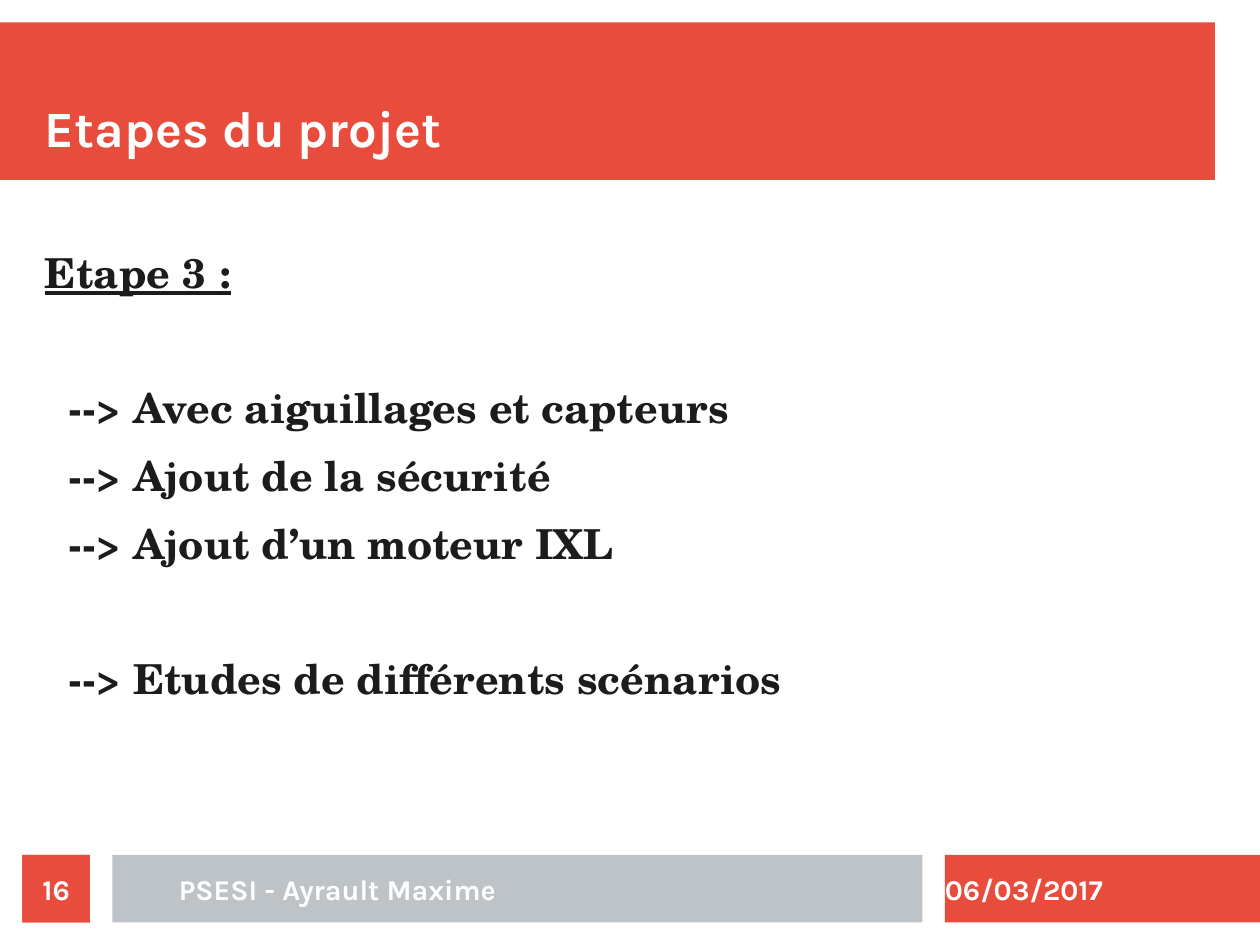
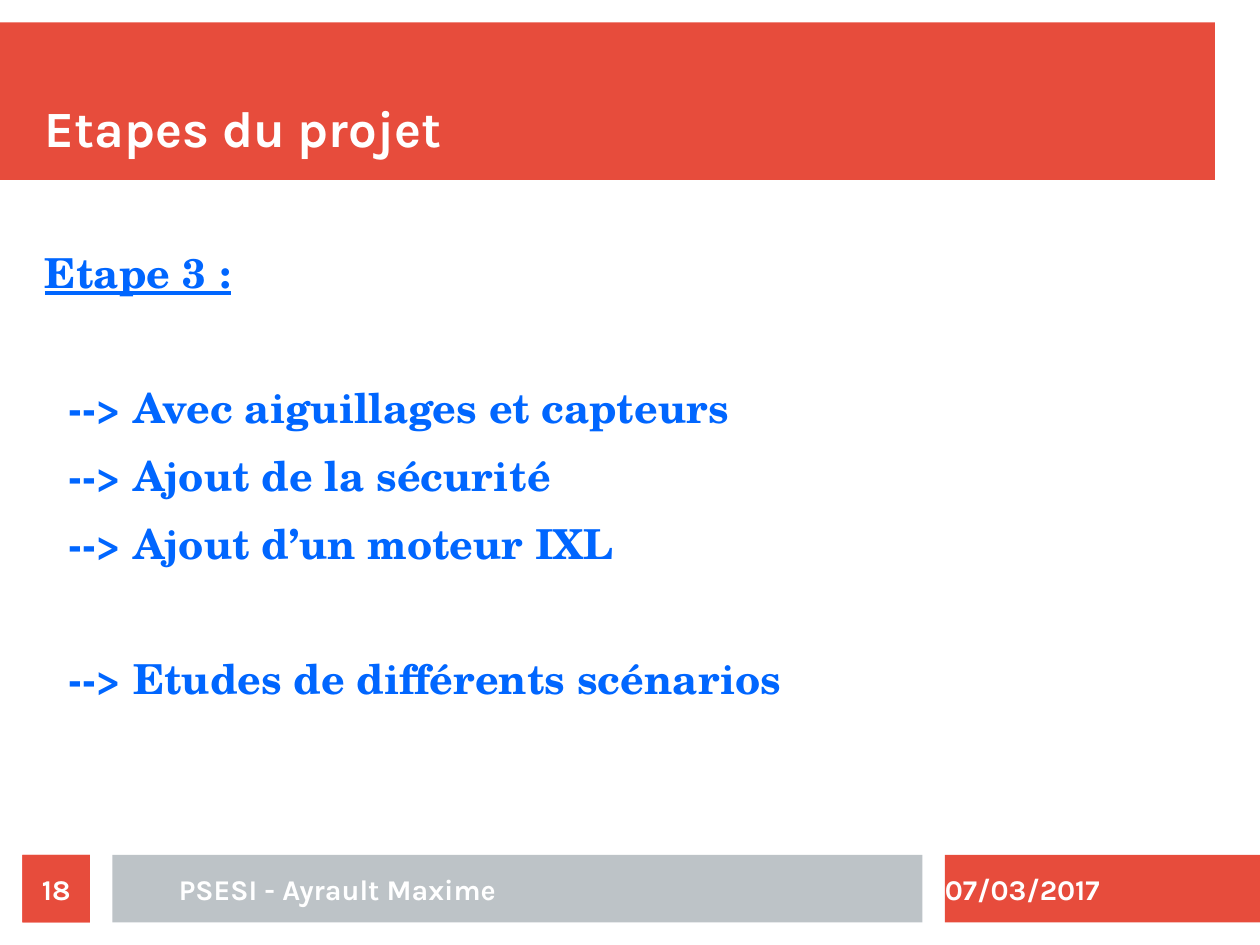
Before and after one commit to maximouth/CBI, a slide deck: slide 18 of Presentation/presentation.odp (slide 16 before the commit). Drawn at 1260x945 pixels with LibreOffice and Linux fonts; fonts in the diff are those of the drawing. Boxes give left, top, right and bottom in pixels: in the first picture for what was removed or moved away, otherwise in the second. Text is boxed around its words. In the diff, an @@ line names an element or a change of style, - is before the commit and + after.

```diff
--- a/Presentation/presentation.odp
+++ b/Presentation/presentation.odp
@@ text "Etape 3 :" at (45, 258, 781, 695): text colour #1C1C1C to #0066FF @@
@@ page number at (42, 881, 71, 901): text changed @@
-16
+18
@@ text at (945, 878, 1100, 903): text changed @@
-06/03/2017
+07/03/2017
```
Also in this commit, not shown: 19 other slides changed, 3 slides added.
